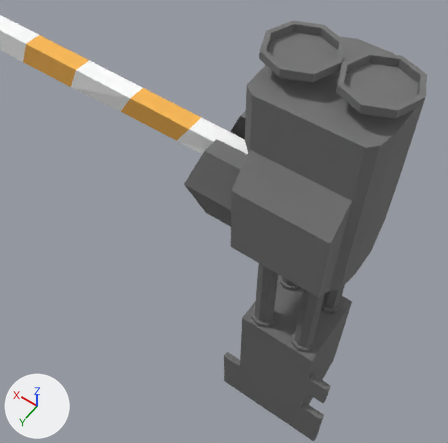
The Blender file blender/ramp_gate.blend as it was, and as the next commit left it.
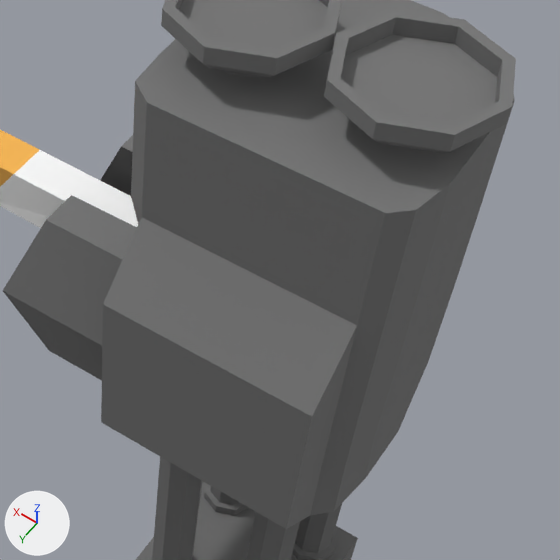
There are two pictures of each version: one from a 50 mm camera at (-2.208, 1.055, 2.559) aimed at (-1.599, 0.203, 1.221), one close up on the part from 41% to 100% of the width and 10% to 70% of the height. Arrows for +X, +Y and +Z are at lower left; the lights stay in place.
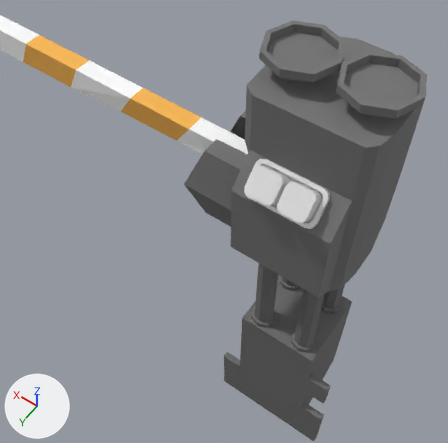
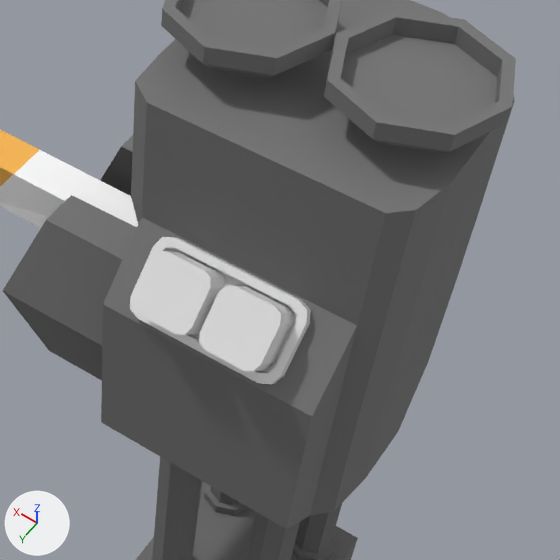
Edits to the bpy script that builds the scene:
```text
Add me_cube_003:
    me_cube_003.from_pydata(...)  # 48 vertices, 49 faces; spans x -1.672..-1.441, y 0.005..0.098, z 1.254..1.351
Add me_cube_002:
    me_cube_002.from_pydata(...)  # 24 vertices, 14 faces; spans x -1.8022..-1.7119, y 0.0067..0.1096, z 1.2261..1.3305
Add ob_cube_002:
    ob_cube_002 = bpy.data.objects.new('Cube.002', me_cube_003)
    ob_cube_002.location = (-0.142, -0.003, -0.043)
Add ob_cube_001:
    ob_cube_001 = bpy.data.objects.new('Cube.001', me_cube_002)
    ob_cube_001.location = (0.11, 0.005, -0.006)
Add ob_cube:
    ob_cube = bpy.data.objects.new('Cube', me_cube_002.copy())
    ob_cube.location = (0.008, 0.005, -0.006)
```

What differs and where, as boxes (x1, y1, x2, y2) in the close-ups (560 x 560 px):
'Cube', added: after (199, 286, 294, 371)
'Cube.001', added: after (133, 251, 225, 335)
'Cube.002', added: after (130, 237, 311, 384)
